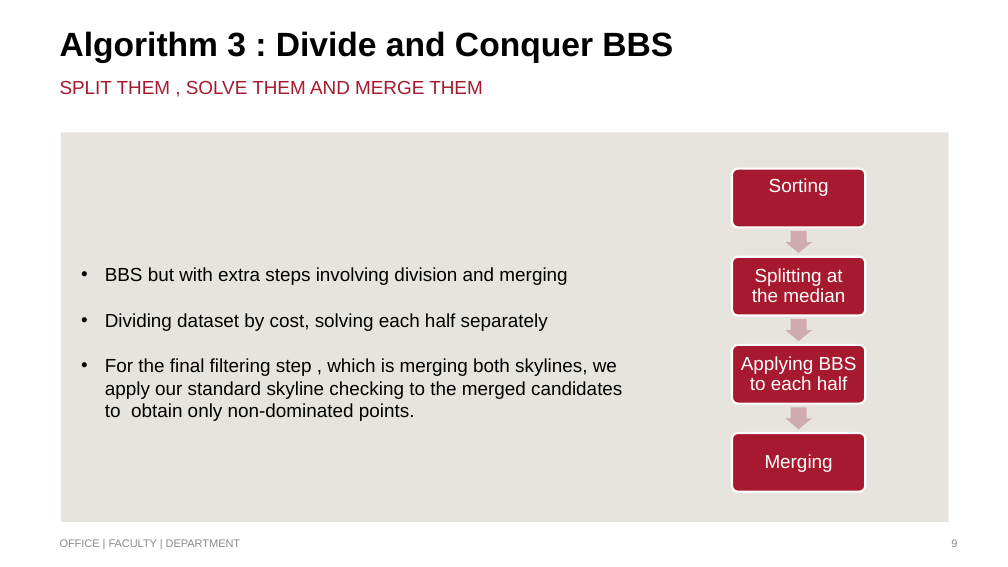
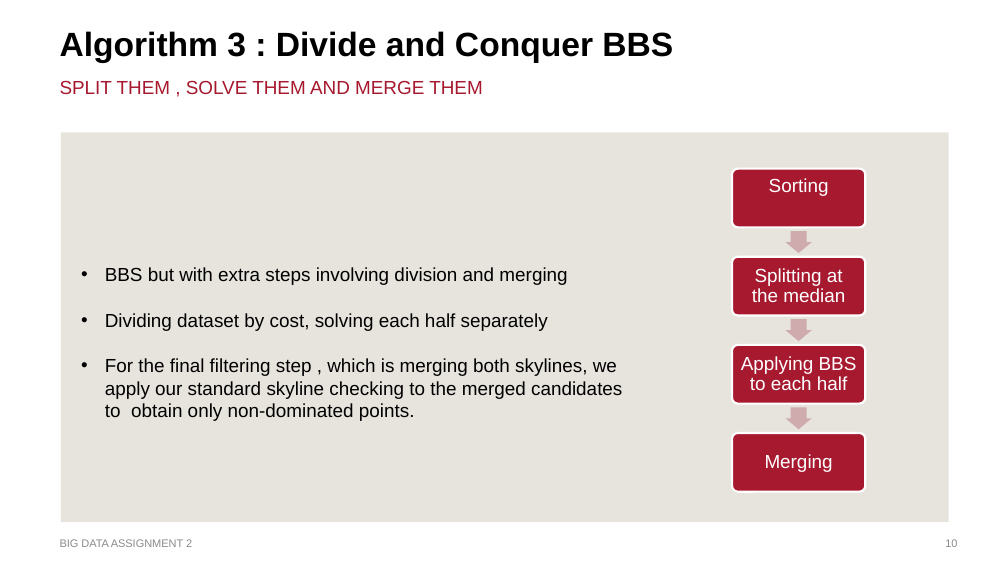
Before and after one commit to gdbhatt/Big-Data-Assignment2, a slide deck: slide 9 of Slides.pptx. Drawn at 1008x567 pixels with LibreOffice and Linux fonts; fonts in the diff are those of the drawing; background and template pictures are left out. Boxes give left, top, right and bottom in pixels: in the first picture for what was removed or moved away, otherwise in the second. Text is boxed around its words. In the diff, an @@ line names an element or a change of style, - is before the commit and + after.

```diff
--- a/Slides.pptx
+++ b/Slides.pptx
@@ text at box(60, 539, 192, 547): text changed @@
-OFFICE | FACULTY | DEPARTMENT
+BIG DATA ASSIGNMENT 2
@@ page number at box(945, 539, 957, 547): text changed @@
-9
+10
```
Also in this commit, not shown: 5 other slides changed, 5 slides added.
